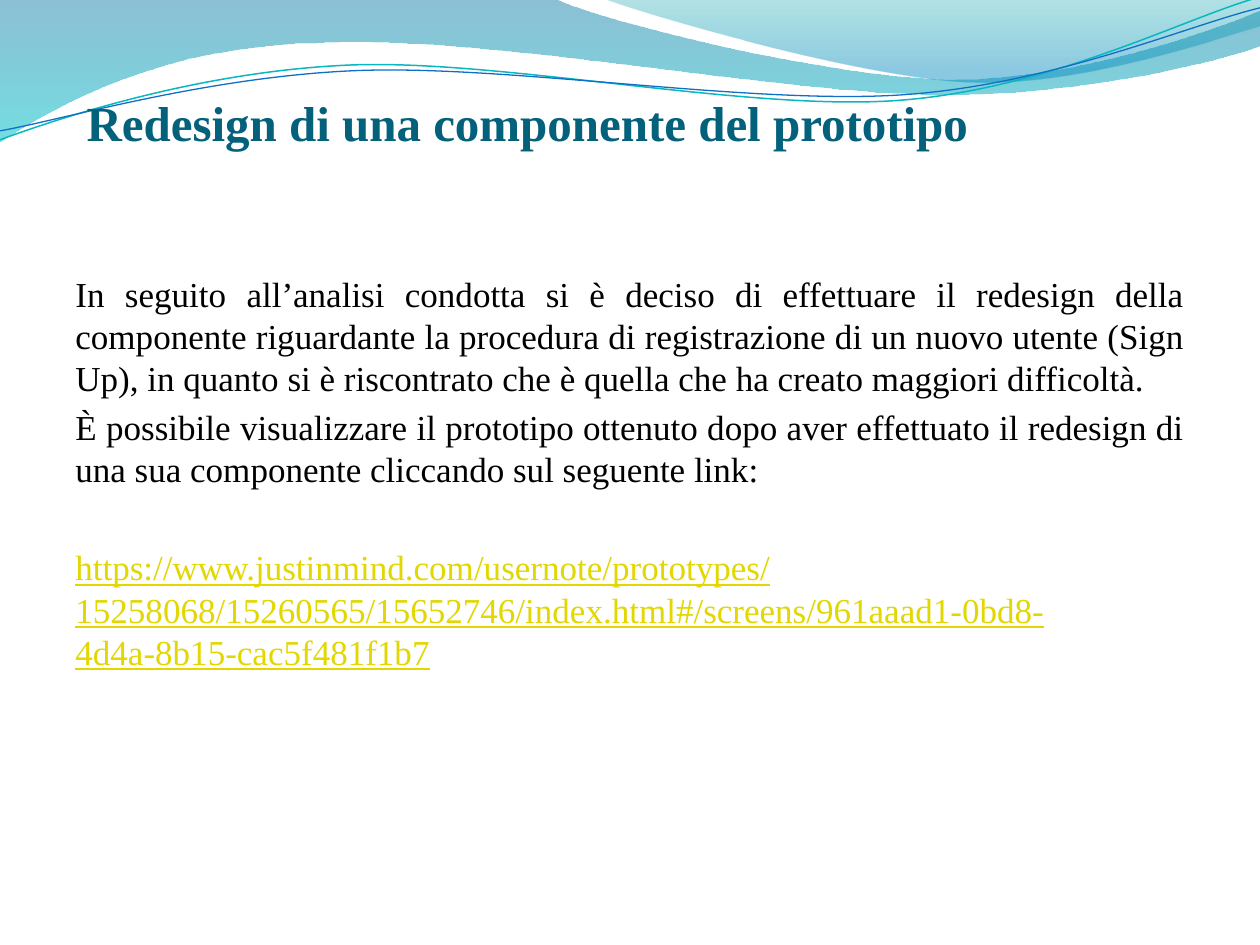
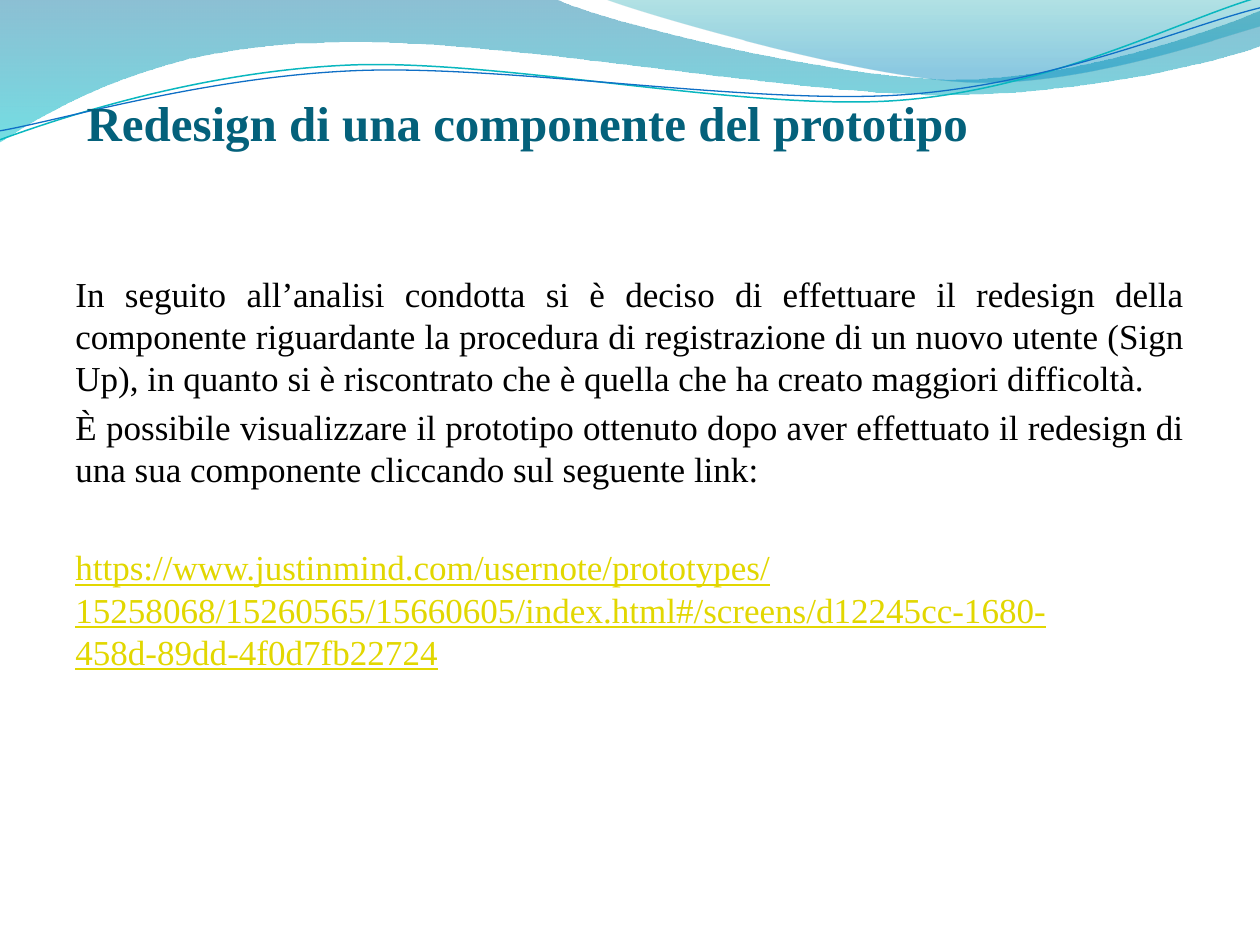
Before and after one commit to giusmastro91/Cognitive-systems, a slide deck: slide 40 of Prova_6/Leone_Mastrosimone_PresentazioneProgetto.pptx. Drawn at 1260x945 pixels with LibreOffice and Linux fonts; fonts in the diff are those of the drawing; background and template pictures are left out. Boxes give left, top, right and bottom in pixels: in the first picture for what was removed or moved away, otherwise in the second. Text is boxed around its words. In the diff, an @@ line names an element or a change of style, - is before the commit and + after.

```diff
--- a/Prova_6/Leone_Mastrosimone_PresentazioneProgetto.pptx
+++ b/Prova_6/Leone_Mastrosimone_PresentazioneProgetto.pptx
@@ text at [75,555,1045,670]: text changed @@
-https://www.justinmind.com/usernote/prototypes/15258068/15260565/15652746/index.html#/screens/961aaad1-0bd8-4d4a-8b15-cac5f481f1b7
+https://www.justinmind.com/usernote/prototypes/15258068/15260565/15660605/index.html#/screens/d12245cc-1680-458d-89dd-4f0d7fb22724
```
Also in this commit, not shown: 1 other slide changed, 1 slide added.
